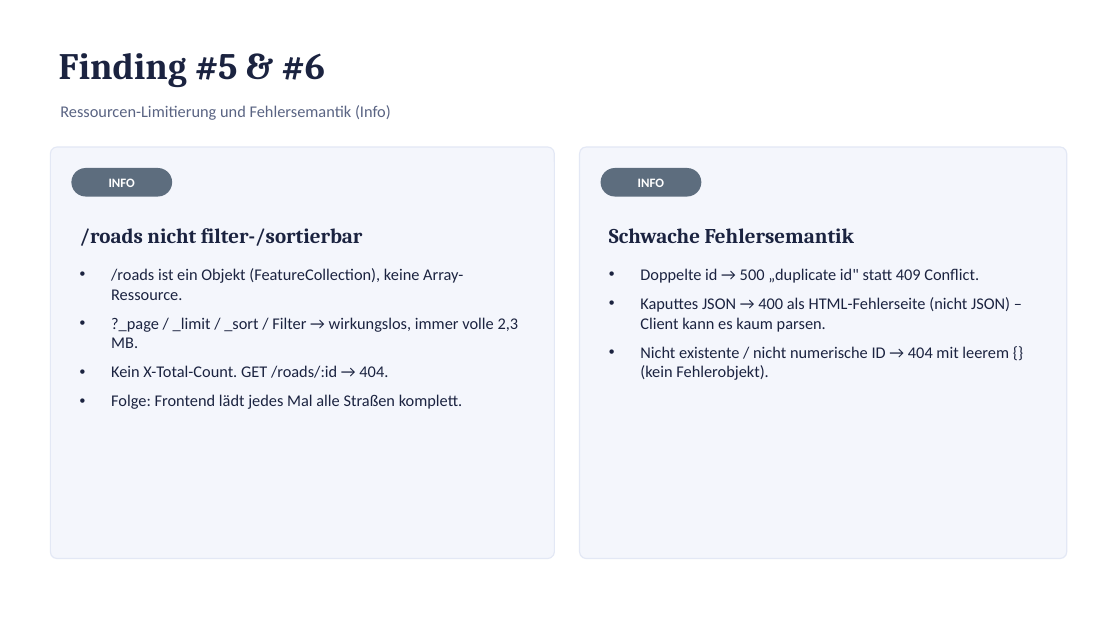
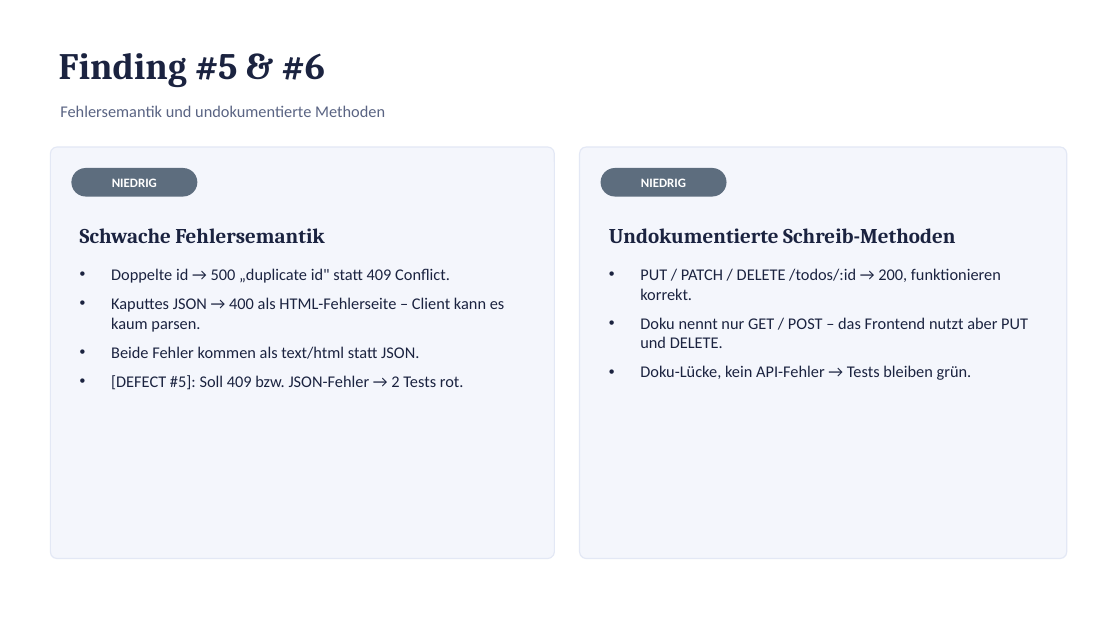
Before and after one commit to emrebaser94/edgital, a slide deck: slide 7 of api-tests/road-overview-api-findings.pptx. Drawn at 1120x630 pixels with LibreOffice and Linux fonts; fonts in the diff are those of the drawing. Boxes give left, top, right and bottom in pixels: in the first picture for what was removed or moved away, otherwise in the second. Text is boxed around its words. In the diff, an @@ line names an element or a change of style, - is before the commit and + after.

Commit message:
API tests: assert required behaviour and mark known defects
- The collection asserts the required behaviour; known defects are
  labelled [DEFECT #n] and fail on purpose (5 assertions), mirroring
  @defect in the E2E suite
- Update README, findings deck and the local Newman report

```diff
--- a/api-tests/road-overview-api-findings.pptx
+++ b/api-tests/road-overview-api-findings.pptx
@@ text at [60,105,385,117]: text changed @@
-Ressourcen-Limitierung und Fehlersemantik (Info)
+Fehlersemantik und undokumentierte Methoden
@@ rounded rectangle: place and size @@
-rounded rectangle at [71,168,172,197]
+rounded rectangle at [71,168,197,197]
@@ text at [112,178,157,187]: text changed @@
-INFO
+NIEDRIG
@@ rounded rectangle: place and size @@
-rounded rectangle at [601,168,702,197]
+rounded rectangle at [601,168,727,197]
@@ text at [641,178,686,187]: text changed @@
-INFO
+NIEDRIG
@@ text at [80,228,324,243]: text changed @@
-/roads nicht filter-/sortierbar
+Schwache Fehlersemantik
@@ text at [609,228,955,243]: text changed @@
-Schwache Fehlersemantik
+Undokumentierte Schreib-Methoden
@@ text at [111,268,505,390]: text changed @@
-• /roads ist ein Objekt (FeatureCollection), keine Array-Ressource.
-• ?_page / _limit / _sort / Filter → wirkungslos, immer volle 2,3 MB.
-• Kein X-Total-Count. GET /roads/:id → 404.
-• Folge: Frontend lädt jedes Mal alle Straßen komplett.
+• Doppelte id → 500 „duplicate id" statt 409 Conflict.
+• Kaputtes JSON → 400 als HTML-Fehlerseite – Client kann es kaum parsen.
+• Beide Fehler kommen als text/html statt JSON.
+• [DEFECT #5]: Soll 409 bzw. JSON-Fehler → 2 Tests rot.
@@ text at [640,268,1028,380]: text changed @@
-• Doppelte id → 500 „duplicate id" statt 409 Conflict.
-• Kaputtes JSON → 400 als HTML-Fehlerseite (nicht JSON) – Client kann es kaum parsen.
-• Nicht existente / nicht numerische ID → 404 mit leerem {} (kein Fehlerobjekt).
+• PUT / PATCH / DELETE /todos/:id → 200, funktionieren korrekt.
+• Doku nennt nur GET / POST – das Frontend nutzt aber PUT und DELETE.
+• Doku-Lücke, kein API-Fehler → Tests bleiben grün.
```
Also in this commit, not shown: 8 other slides changed, 3 other files.
